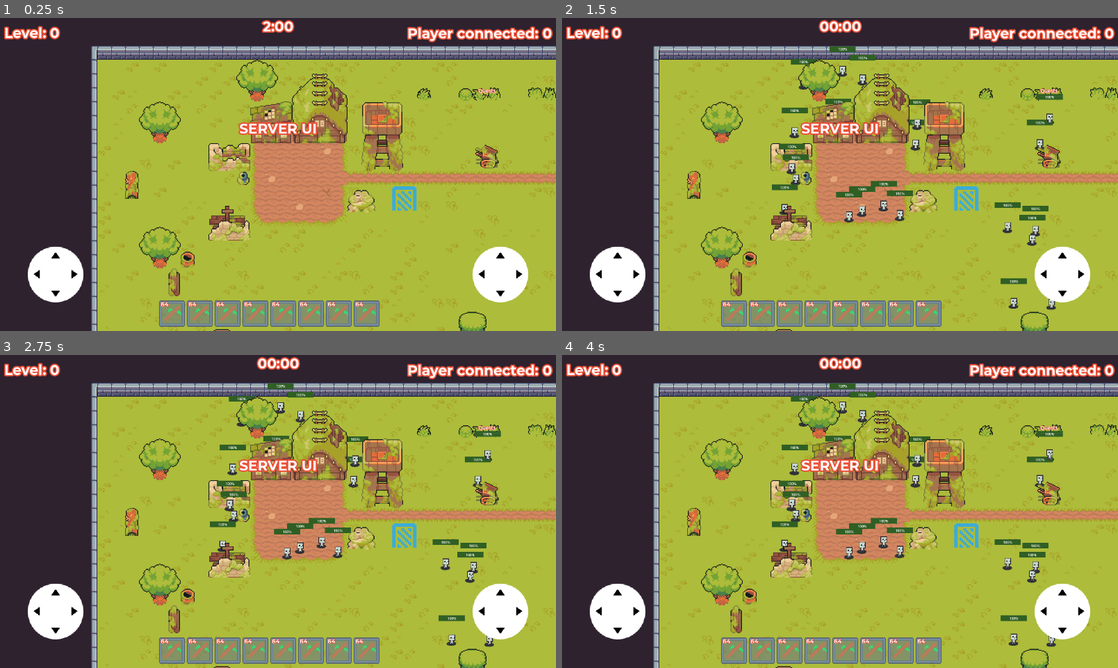
Above: before the commit, frames 1-4 (two rows, left to right).
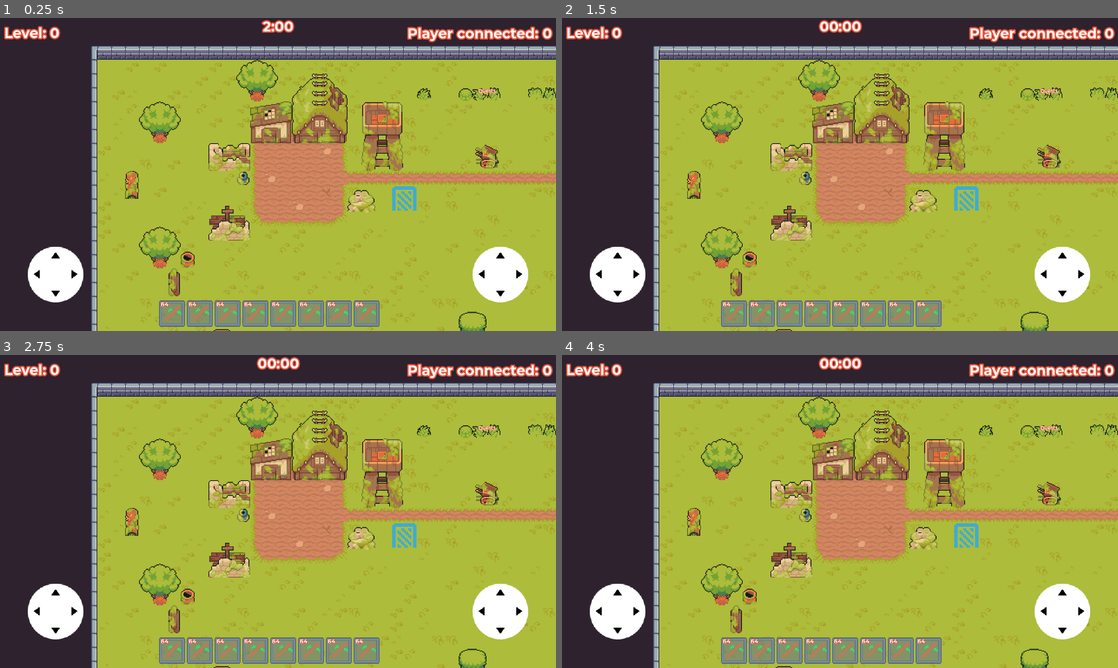
Above: after the commit, the same moments.

Repository: Muchach0/tomatoe-mmo
Game: Godot game, scene res://Scenes/Main.tscn
Two runs of this game, one before a commit and one after it. Both use one fixed random seed, a clock stepped at 60 frames per second and the inputs below.
Inputs:
- Up to frame 1 (0.25 s): no input
- Up to frame 2 (1.5 s): click "64" at 0.5 s; click "64" at 1.25 s
- Up to frame 3 (2.75 s): click "64" at 2 s
- Up to frame 4 (4 s): click "64" at 2.75 s; click "64" at 3.5 s

The runs differ from the first frame. In frame 1, 0.5% of the frame differs, in the area x 42-57%, y 33-38%; in frame 2, 3.0%; in frame 3, 3.0%; in frame 4, 3.0%, in the area x 37-91%, y 9-94%.

Commit message:
[PHASE]: Global timer set to 120 seconds

Diff:
--- a/Scenes/Main.tscn
+++ b/Scenes/Main.tscn
@@ -40,7 +40,6 @@
 
 [node name="GlobalTimerManager" type="Node" parent="."]
 script = ExtResource("10_bmxlf")
-duration = 10.0
 
 [node name="UiTickTimer" type="Timer" parent="GlobalTimerManager"]
 autostart = true
